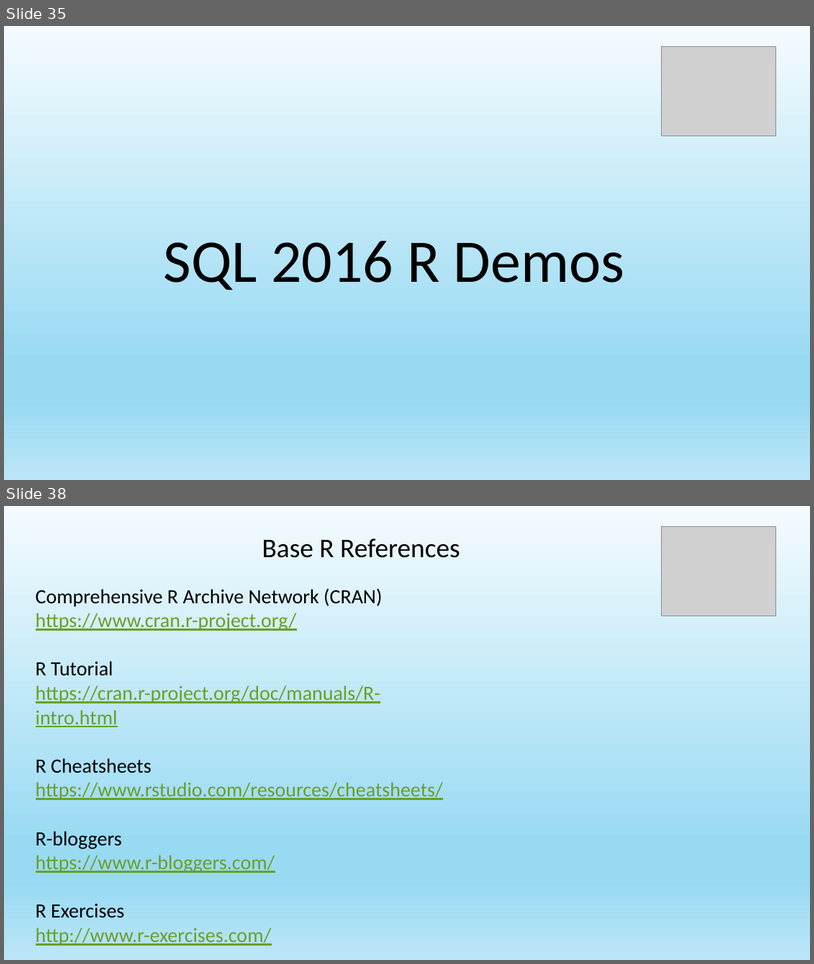
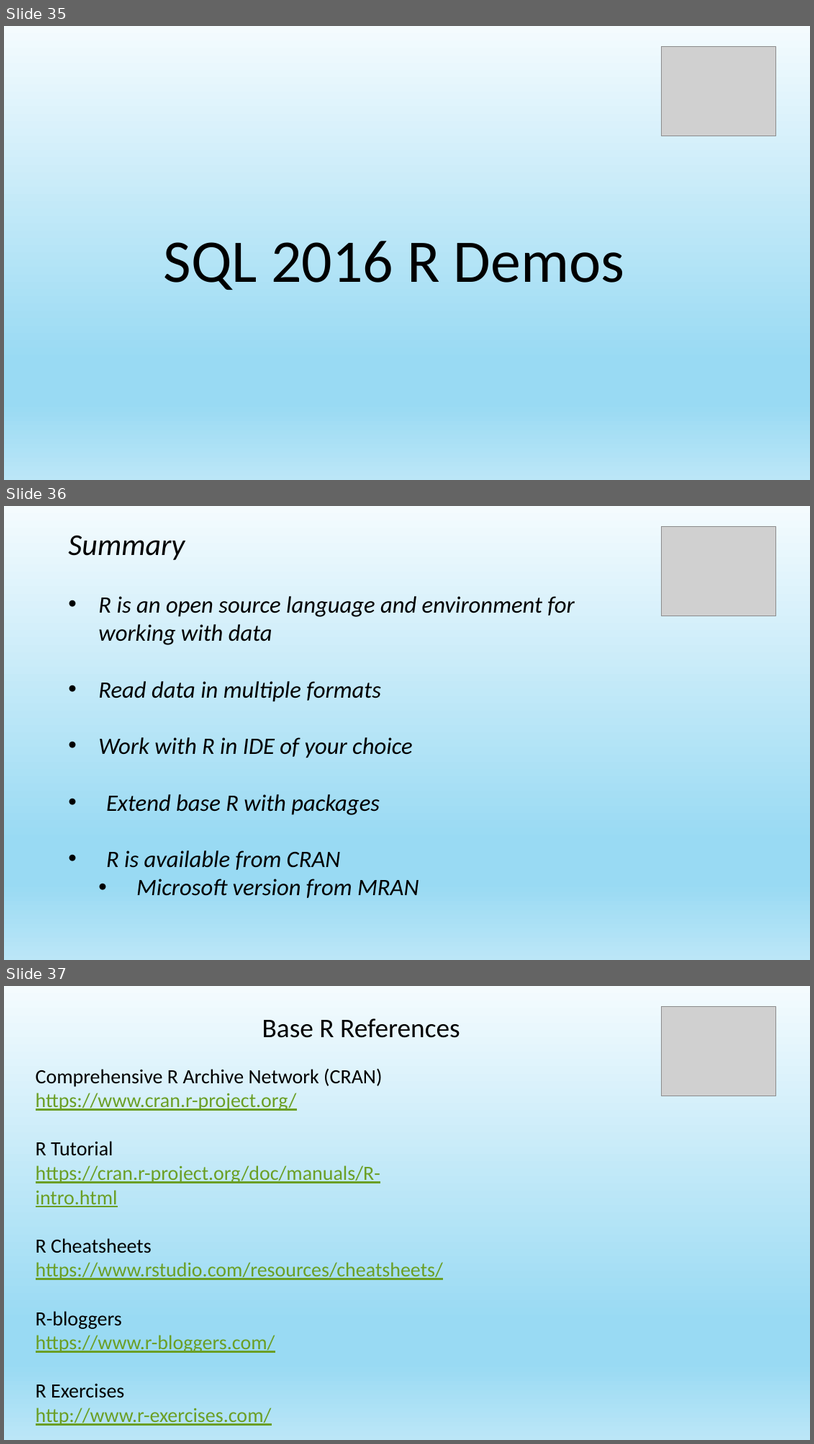
Before and after one commit to jayape/FoxPass, a slide deck: R Session.pptx. Shown one above the other, each under a label of ours: slides 35 and 38 before the commit, slides 35, 36 and 37 after it; the slides between them are not shown. The pictures are 814x964 and 814x1444 pixels, drawn with LibreOffice and Linux fonts; fonts in the diff are those of the drawing; grey boxes stand for pictures. Boxes give left, top, right and bottom in pixels: in the first picture for what was removed or moved away, otherwise in the second. Text is boxed around its words. In the diff, an @@ line names an element or a change of style, - is before the commit and + after.

```diff
--- a/R Session.pptx
+++ b/R Session.pptx
@@ slide 36 added at [4,506,810,960], background gradient #F4FBFE to #99DAF3 to #BBE6F7 @@
@@ picture added at [661,527,777,615] @@
@@ text added at [68,535,574,898], 28 pt, text #000000, italic @@
+Summary
+• R is an open source language and environment for working with data
+• Read data in multiple formats
+• Work with R in IDE of your choice
+• Extend base R with packages
+• R is available from CRAN
+  • Microsoft version from MRAN
@@ what was slide 38 is now slide 37 @@
```
Also in this commit, not shown: 3 slides changed, 1 other slide added, 3 slides removed, 1 other file.
